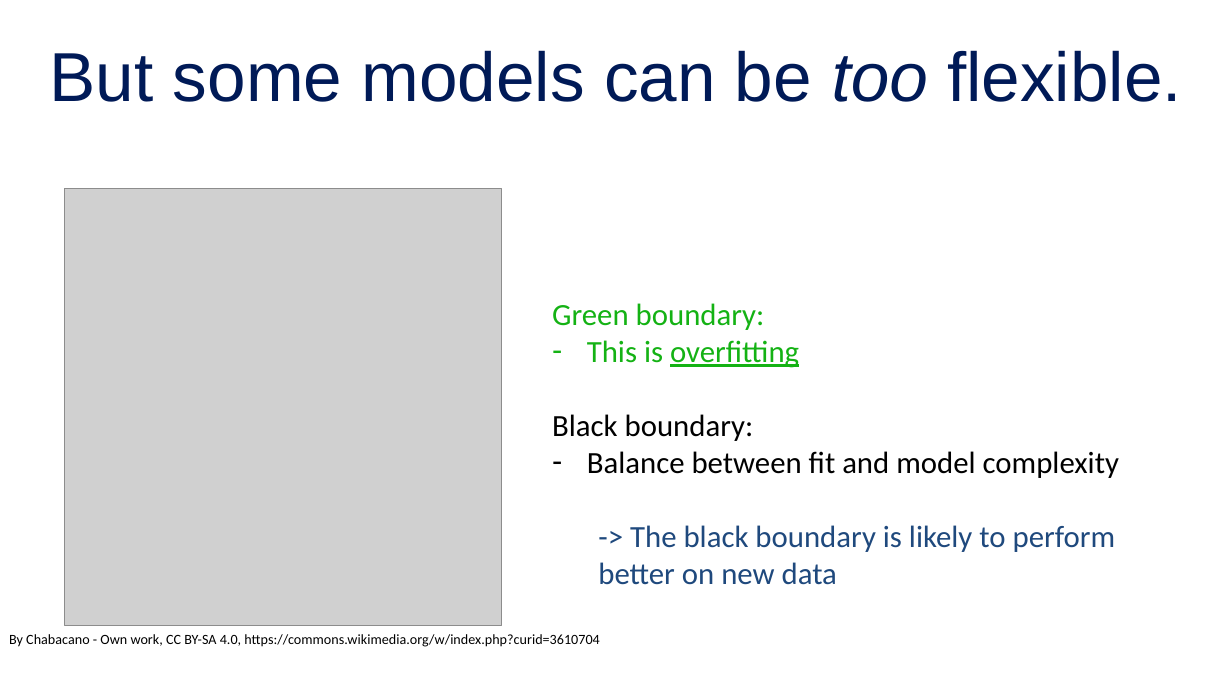
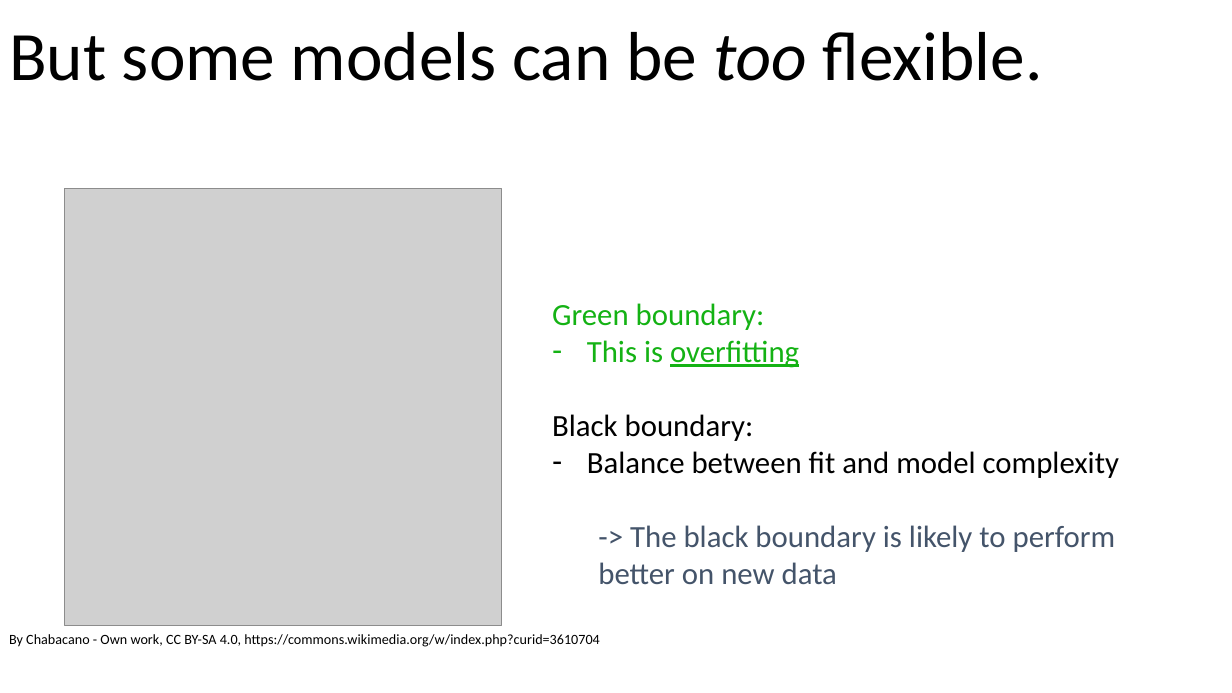
Before and after one commit to mengelhard/mmci_applied_ds, a slide deck: slide 29 of lectures/ll14.pptx. Drawn at 1232x693 pixels with LibreOffice and Linux fonts; fonts in the diff are those of the drawing; grey boxes stand for pictures; background and template pictures are left out. Boxes give left, top, right and bottom in pixels: in the first picture for what was removed or moved away, otherwise in the second. Text is boxed around its words. In the diff, an @@ line names an element or a change of style, - is before the commit and + after.

```diff
--- a/lectures/ll14.pptx
+++ b/lectures/ll14.pptx
@@ title "But some models can be ..." at (x1=9, y1=32, x2=1042, y2=81): font Arial to Calibri, text colour #001A57 to #000000; alignment centre to left; line spacing 1 to 0.9; vertical alignment middle to top @@
@@ text at (x1=598, y1=525, x2=1116, y2=584): text colour #1F497D to #44546A in "-> The black boundary is likely to ..." @@
```
Also in this commit, not shown: 40 other slides changed, 4 other files.
